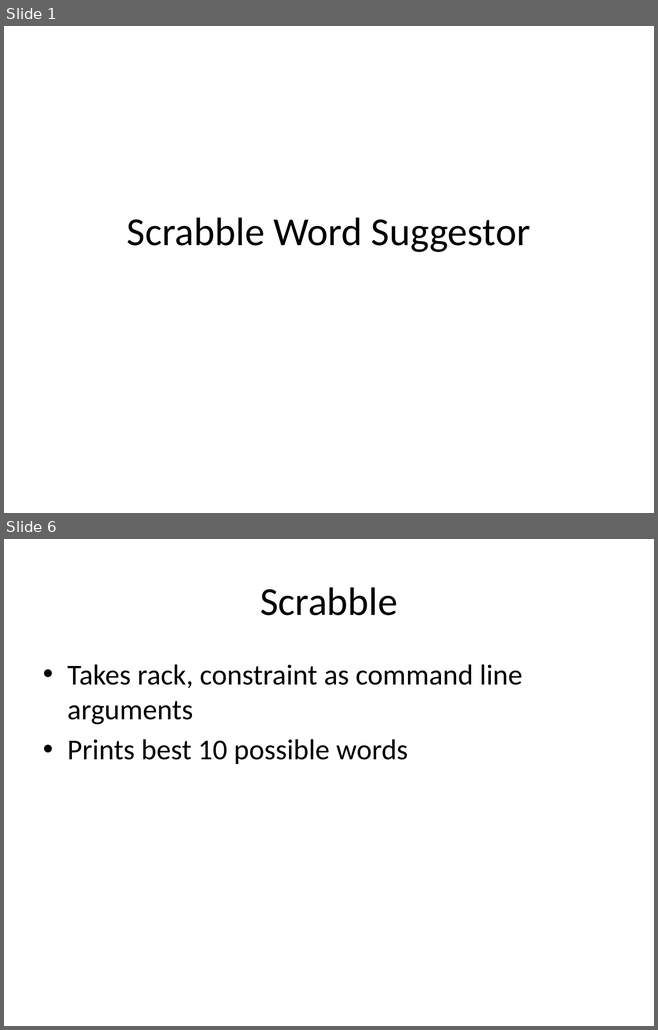
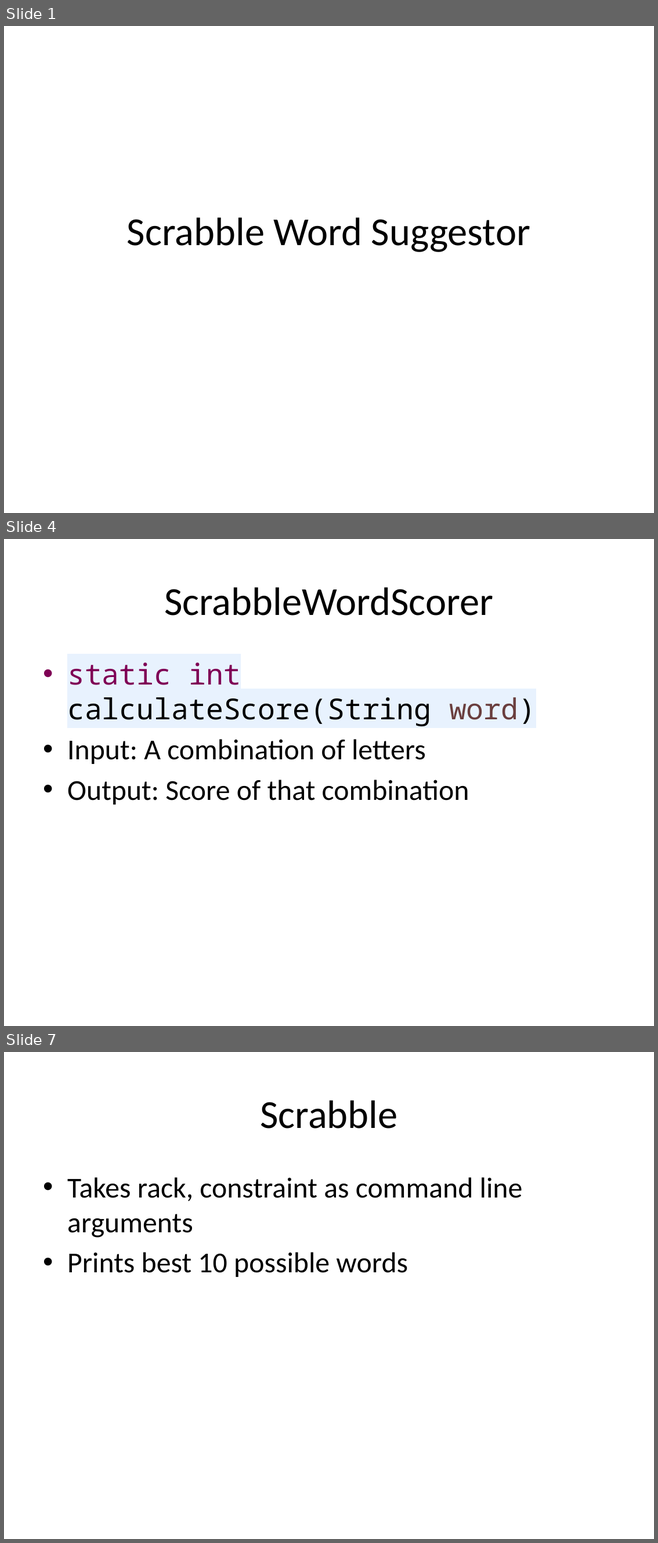
Before and after one commit to apoorvumang/Scrabble, a slide deck: Scrabble Word Suggestor.pptx. Shown one above the other, each under a label of ours: slides 1 and 6 before the commit, slides 1, 4 and 7 after it; the slides between them are not shown. The pictures are 658x1030 and 658x1543 pixels, drawn with LibreOffice and Linux fonts; fonts in the diff are those of the drawing. Boxes give left, top, right and bottom in pixels: in the first picture for what was removed or moved away, otherwise in the second. Text is boxed around its words. In the diff, an @@ line names an element or a change of style, - is before the commit and + after.

```diff
--- a/Scrabble Word Suggestor.pptx
+++ b/Scrabble Word Suggestor.pptx
@@ slide 4 added at [4,539,654,1026], background #FFFFFF @@
@@ title added at [164,587,493,616], 44 pt, text #000000 @@
+ScrabbleWordScorer
@@ text added at [67,663,535,805], 32 pt, text #000000 @@
+• static int calculateScore(String word)
+• Input: A combination of letters
+• Output: Score of that combination
@@ what was slide 6 is now slide 7 @@
```
Also in this commit, not shown: 4 slides changed, 6 other files.
